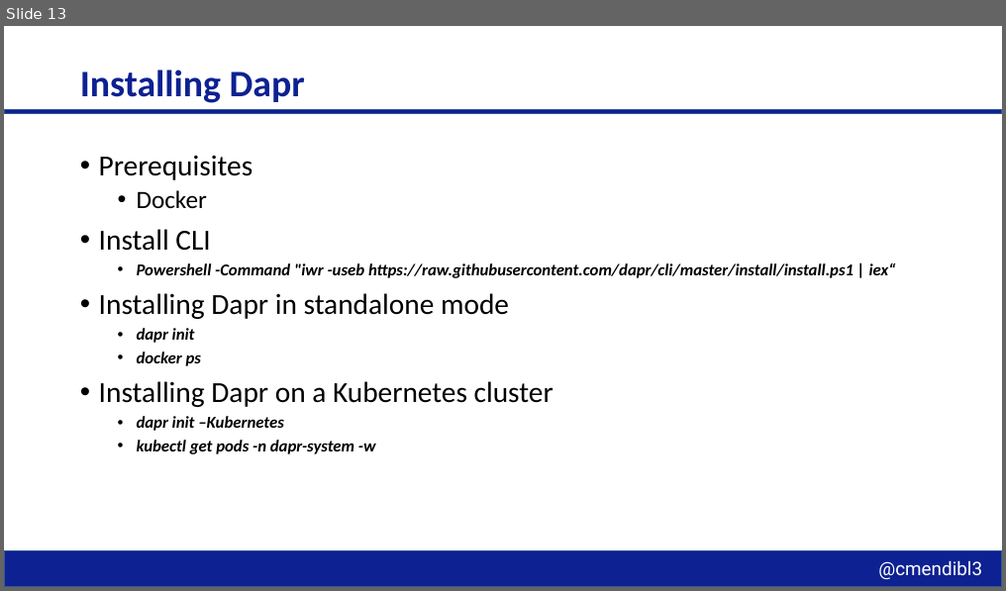
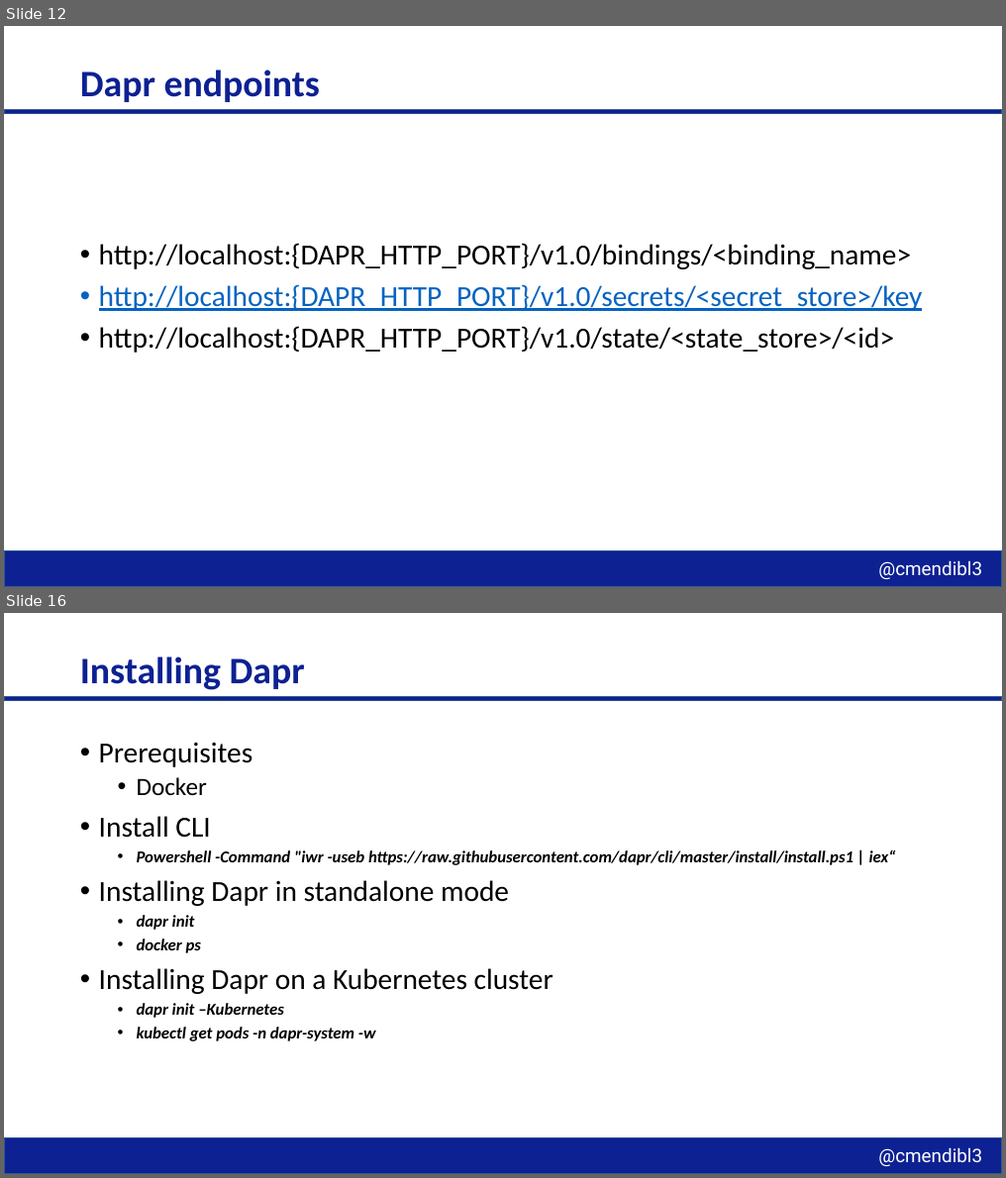
Before and after one commit to cmendible/dapr.samples, a slide deck: slides/Dapr.pptx. Shown one above the other, each under a label of ours: slide 13 before the commit, slides 12 and 16 after it; the slides between them are not shown. The pictures are 1006x591 and 1006x1178 pixels, drawn with LibreOffice and Linux fonts; fonts in the diff are those of the drawing; background and template pictures are left out. Boxes give left, top, right and bottom in pixels: in the first picture for what was removed or moved away, otherwise in the second. Text is boxed around its words. In the diff, an @@ line names an element or a change of style, - is before the commit and + after.

```diff
--- a/slides/Dapr.pptx
+++ b/slides/Dapr.pptx
@@ slide 12 added at <box>4,26,1002,587</box>, background #FFFFFF; not listed: 3 template elements that a slide beside it also shows @@
@@ title added at <box>80,70,320,102</box>, 36 pt, text #0D2192, bold @@
+Dapr endpoints
@@ text added at <box>99,243,923,353</box>, 28 pt, text #000000 @@
+• http://localhost:{DAPR_HTTP_PORT}/v1.0/bindings/<binding_name>
+• http://localhost:{DAPR_HTTP_PORT}/v1.0/secrets/<secret_store>/key
+• http://localhost:{DAPR_HTTP_PORT}/v1.0/state/<state_store>/<id>
@@ what was slide 13 is now slide 16 @@
```
Also in this commit, not shown: 5 slides changed, 3 other slides added, 1 slide removed.
